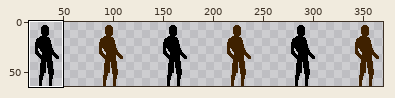
Sprite sheet -- gdx-game-android/assets/hero-idle-spritesheet.png. The first picture is a wide view before the edit; the outline marks the close-up.
Close-up. Old version:
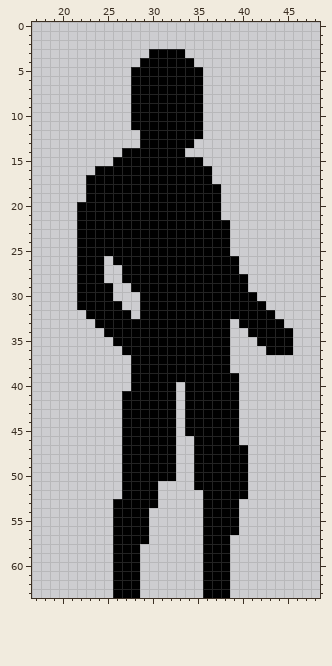
The file is 384x64 pixels. Shown: x 17..48, y 0..63. The wide view leaves out empty margins.
The result:
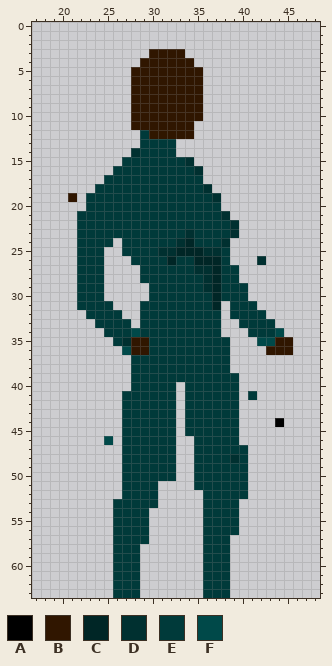
Palette (. is transparent): A #000000  B #301600  C #002626  D #003030  E #003a3a  F #004949
What changed:
@@ x 17..48 @@
  2 ................................
- 3 .............AAAA...............
- 4 ............AAAAAA..............
- 5 ...........AAAAAAAA.............
- 6 ...........AAAAAAAA.............
- 7 ...........AAAAAAAA.............
- 8 ...........AAAAAAAA.............
- 9 ...........AAAAAAAA.............
-10 ...........AAAAAAAA.............
-11 ...........AAAAAAAA.............
-12 ............AAAAAAA.............
-13 ............AAAAAA..............
-14 ..........AAAAAAA...............
-15 .........AAAAAAAAAA.............
-16 .......AAAAAAAAAAAAA............
-17 ......AAAAAAAAAAAAAA............
-18 ......AAAAAAAAAAAAAAA...........
-19 ......AAAAAAAAAAAAAAA...........
-20 .....AAAAAAAAAAAAAAAA...........
-21 .....AAAAAAAAAAAAAAAA...........
-22 .....AAAAAAAAAAAAAAAAA..........
-23 .....AAAAAAAAAAAAAAAAA..........
-24 .....AAAAAAAAAAAAAAAAA..........
-25 .....AAAAAAAAAAAAAAAAA..........
-26 .....AAA.AAAAAAAAAAAAAA.........
-27 .....AAA..AAAAAAAAAAAAA.........
-28 .....AAA..AAAAAAAAAAAAAA........
-29 .....AAAA..AAAAAAAAAAAAA........
-30 .....AAAA...AAAAAAAAAAAAA.......
-31 .....AAAAA..AAAAAAAAAAAAAA......
-32 ......AAAAA.AAAAAAAAAAAAAAA.....
-33 .......AAAAAAAAAAAAAAA.AAAAA....
-34 ........AAAAAAAAAAAAAA..AAAAA...
-35 .........AAAAAAAAAAAAA...AAAA...
-36 ..........AAAAAAAAAAAA....AAA...
-37 ...........AAAAAAAAAAA..........
-38 ...........AAAAAAAAAAA..........
-39 ...........AAAAAAAAAAAA.........
-40 ...........AAAAA.AAAAAA.........
-41 ..........AAAAAA.AAAAAA.........
-42 ..........AAAAAA.AAAAAA.........
-43 ..........AAAAAA.AAAAAA.........
-44 ..........AAAAAA.AAAAAA.........
-45 ..........AAAAAA.AAAAAA.........
-46 ..........AAAAAA..AAAAA.........
-47 ..........AAAAAA..AAAAAA........
-48 ..........AAAAAA..AAAAAA........
-49 ..........AAAAAA..AAAAAA........
-50 ..........AAAAAA..AAAAAA........
-51 ..........AAAA....AAAAAA........
-52 ..........AAAA.....AAAAA........
-53 .........AAAAA.....AAAA.........
-54 .........AAAA......AAAA.........
-55 .........AAAA......AAAA.........
-56 .........AAAA......AAAA.........
-57 .........AAAA......AAA..........
-58 .........AAA.......AAA..........
-59 .........AAA.......AAA..........
-60 .........AAA.......AAA..........
-61 .........AAA.......AAA..........
-62 .........AAA.......AAA..........
-63 .........AAA.......AAA..........
+ 3 .............BBBB...............
+ 4 ............BBBBBB..............
+ 5 ...........BBBBBBBB.............
+ 6 ...........BBBBBBBB.............
+ 7 ...........BBBBBBBB.............
+ 8 ...........BBBBBBBB.............
+ 9 ...........BBBBBBBB.............
+10 ...........BBBBBBBB.............
+11 ...........BBBBBBB..............
+12 ............EBBBBB..............
+13 ............EEEE................
+14 ...........DEEEE................
+15 ..........EEEEEEED..............
+16 .........EEEEEEEEED.............
+17 ........EEEEEEEEEEE.............
+18 .......EEEEEEEEEEEED............
+19 ....B.EEEEEEEEEEEEEED...........
+20 ......EEEEEEEEEEEEEEE...........
+21 .....EEEEEEEEEEEEEEEED..........
+22 .....EEEEEEEEEEEEEEEEED.........
+23 .....EEEEEEEEEEEEDEEEED.........
+24 .....EEEE.EEEEEEDCEEED..........
+25 .....EEE..EEEEDDCCCDDE..........
+26 .....EEE...EEEECEECCCE...D......
+27 .....EEE....EEEEEEDDCEE.........
+28 .....EEE....EEEEEEEDCEE.........
+29 .....EEE.....EEEEEEDCEEE........
+30 .....EEE.....EEEEEEECEEE........
+31 .....EEEE...EEEEEEEEC.EEE.......
+32 ......EEEE..EEEEEEEEE.EEEE......
+33 .......EEEE.EEEEEEEEE..EEEE.....
+34 ........EEEFEEEEEEEEE...EEEF....
+35 .........EDBBEEEEEEEEE...FFBB...
+36 ..........FBBEEEEEEEEE....BBB...
+37 ...........EEEEEEEEEEE..........
+38 ...........EEEEEEEEEEE..........
+39 ...........EEEEEEEEEEEE.........
+40 ...........EEEEE.EEEEEE.........
+41 ..........EEEEEE.EEEEEE.E.......
+42 ..........EEEEEE.EEEEEE.........
+43 ..........EEEEEE.EEEEEE.........
+44 ..........EEEEEE.EEEEEE....A....
+45 ..........EEEEEE.EEEEEE.........
+46 ........F.EEEEEE..EEEEE.........
+47 ..........EEEEEE..EEEEEE........
+48 ..........EEEEEE..EEEEDE........
+49 ..........EEEEEE..EEEEEE........
+50 ..........EEEEEE..EEEEEE........
+51 ..........EEEE....EEEEEE........
+52 ..........EEEE.....EEEEE........
+53 .........EEEEE.....EEEE.........
+54 .........EEEE......EEEE.........
+55 .........EEEE......EEEE.........
+56 .........EEEE......EEEE.........
+57 .........EEEE......EEE..........
+58 .........EEE.......EEE..........
+59 .........EEE.......EEE..........
+60 .........EEE.......EEE..........
+61 .........EEE.......EEE..........
+62 .........EEE.......EEE..........
+63 .........EEE.......EEE..........
Pixel boxes of the changes (left, top, right, bottom) in both close-ups:
changed: (68, 49, 293, 598)
